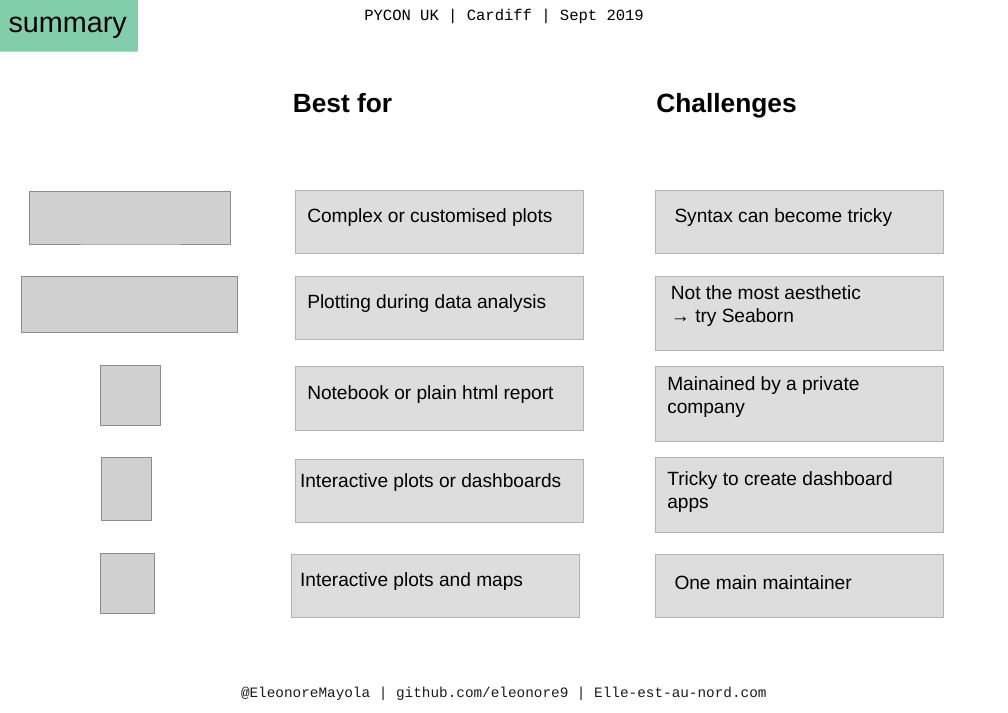
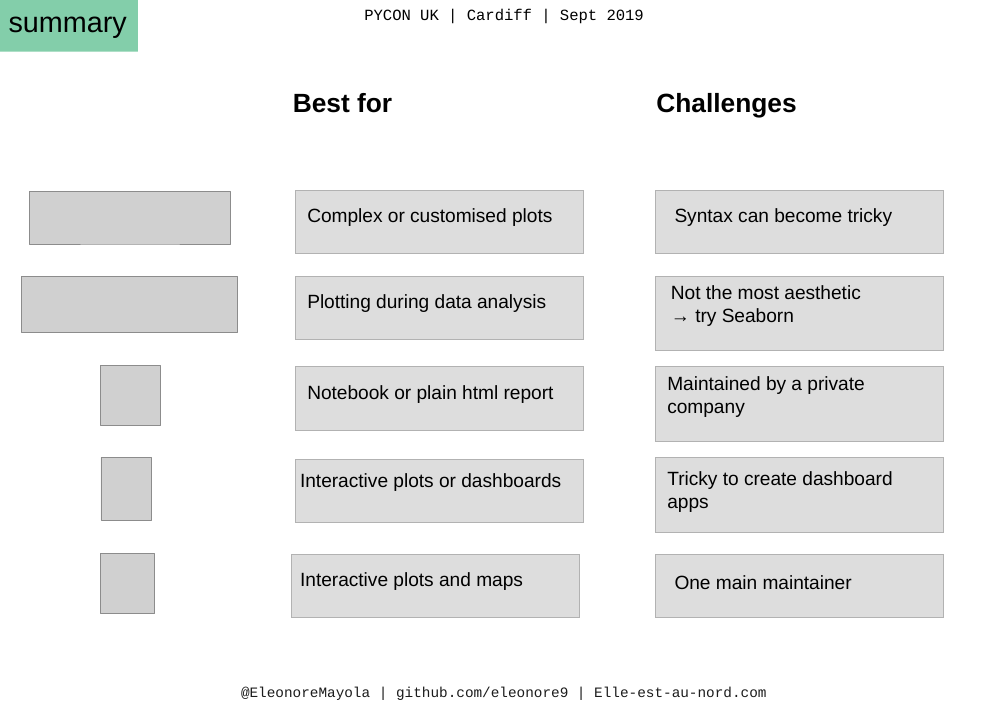
Before and after one commit to Eleonore9/tour_dataviz_python, a slide deck: slide 9 of pyconuk2019_poster.odp. Drawn at 1008x713 pixels with LibreOffice and Linux fonts; fonts in the diff are those of the drawing; grey boxes stand for pictures. Boxes give left, top, right and bottom in pixels: in the first picture for what was removed or moved away, otherwise in the second. Text is boxed around its words. In the diff, an @@ line names an element or a change of style, - is before the commit and + after.

Commit message:
Fix poster typo, update minizine, add mpl example

```diff
--- a/pyconuk2019_poster.odp
+++ b/pyconuk2019_poster.odp
@@ text at [667,376,864,417]: text changed @@
-Mainained by a private company
+Maintained by a private company
```
Also in this commit, not shown: 5 other files.
